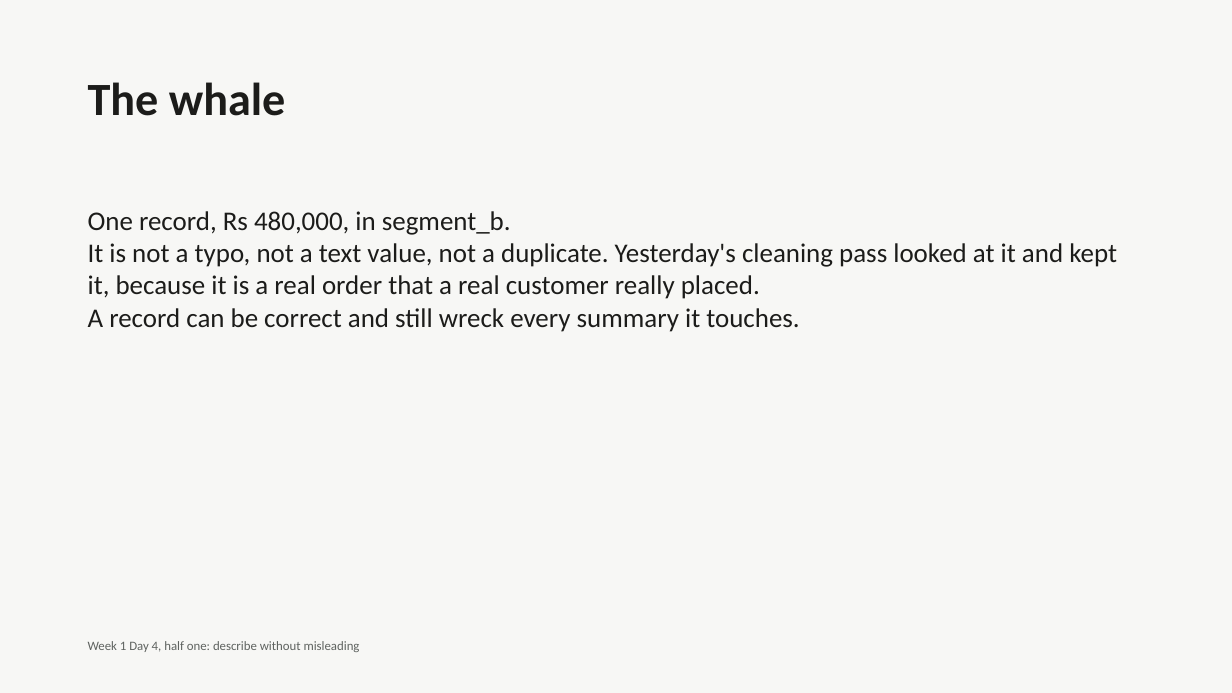
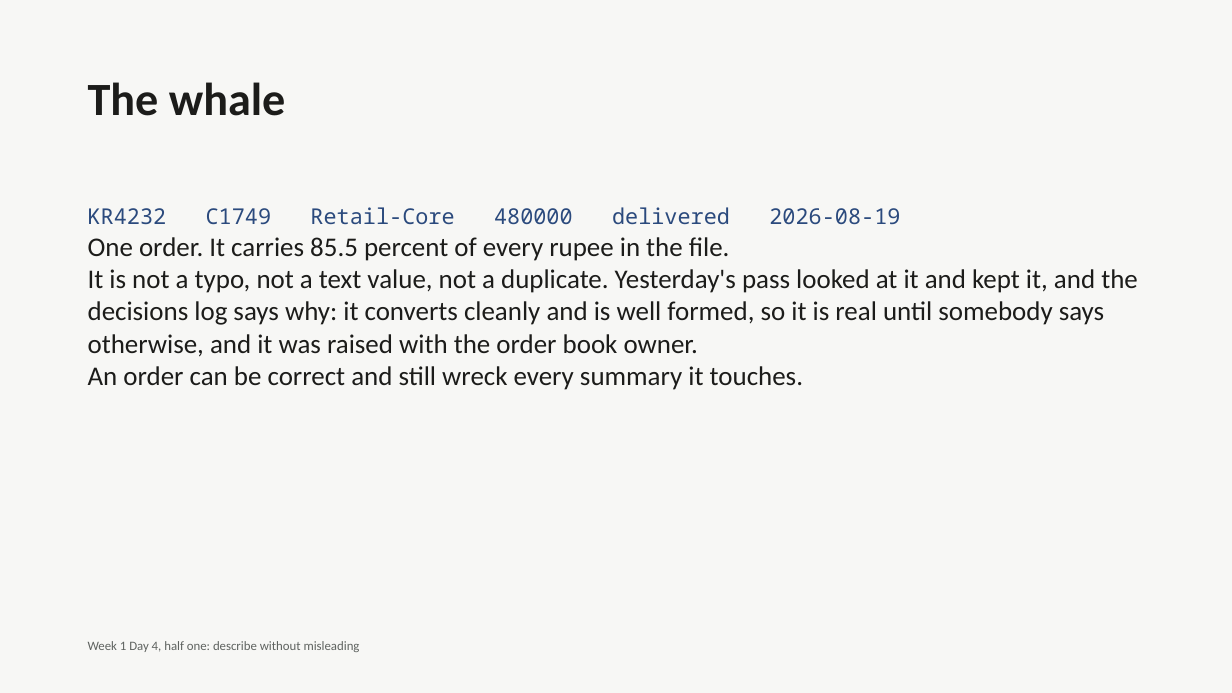
Before and after one commit to fde-academy-lab/c2-content-factory, a slide deck: slide 17 of content/W01/D4/C2_W01_D04_deck_half1_STUDENT.pptx. Drawn at 1232x693 pixels with LibreOffice and Linux fonts; fonts in the diff are those of the drawing. Boxes give left, top, right and bottom in pixels: in the first picture for what was removed or moved away, otherwise in the second. Text is boxed around its words. In the diff, an @@ line names an element or a change of style, - is before the commit and + after.

```diff
--- a/content/W01/D4/C2_W01_D04_deck_half1_STUDENT.pptx
+++ b/content/W01/D4/C2_W01_D04_deck_half1_STUDENT.pptx
@@ text at (88,207,1138,390): text changed @@
-One record, Rs 480,000, in segment_b.
-It is not a typo, not a text value, not a duplicate. Yesterday's cleaning pass looked at it and kept it, because it is a real order that a real customer really placed.
-A record can be correct and still wreck every summary it touches.
+KR4232 C1749 Retail-Core 480000 delivered 2026-08-19
+One order. It carries 85.5 percent of every rupee in the file.
+It is not a typo, not a text value, not a duplicate. Yesterday's pass looked at it and kept it, and the decisions log says why: it converts cleanly and is well formed, so it is real until somebody says otherwise, and it was raised with the order book owner.
+An order can be correct and still wreck every summary it touches.
```
Also in this commit, not shown: 26 other slides changed, 24 other files.
